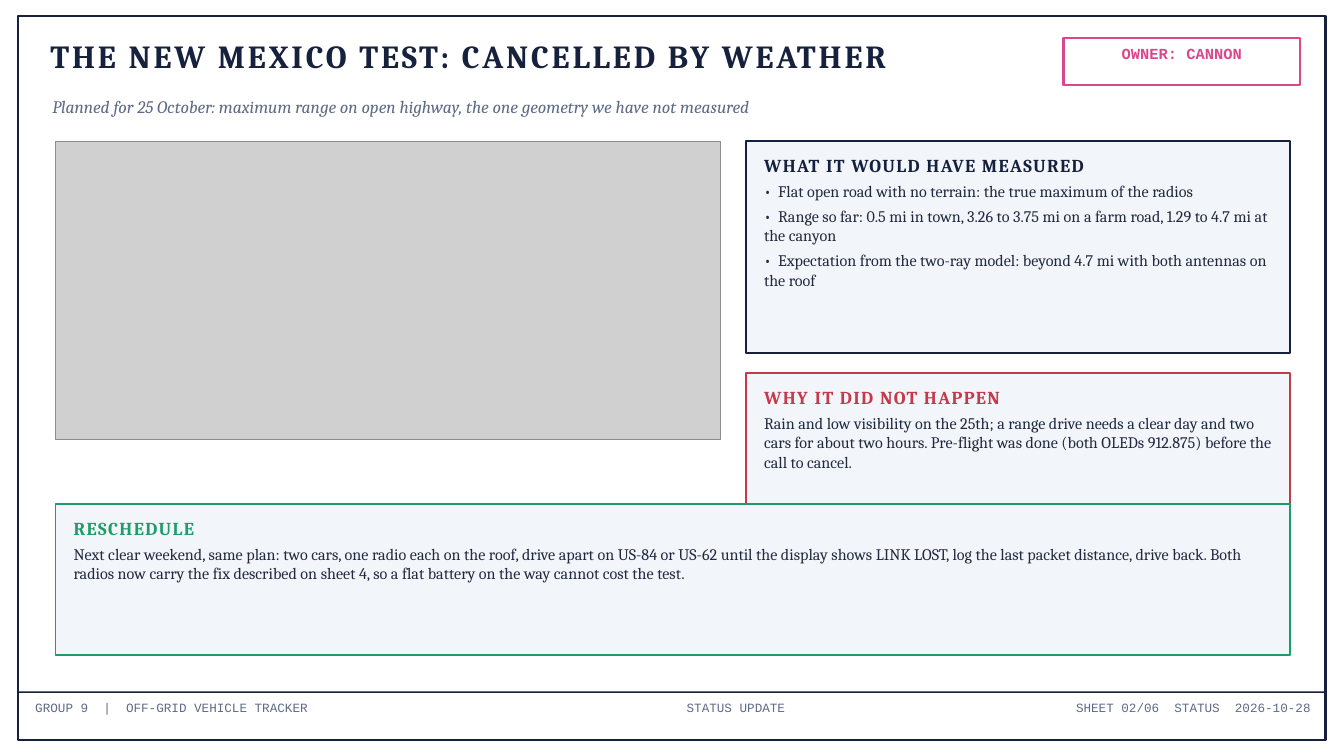
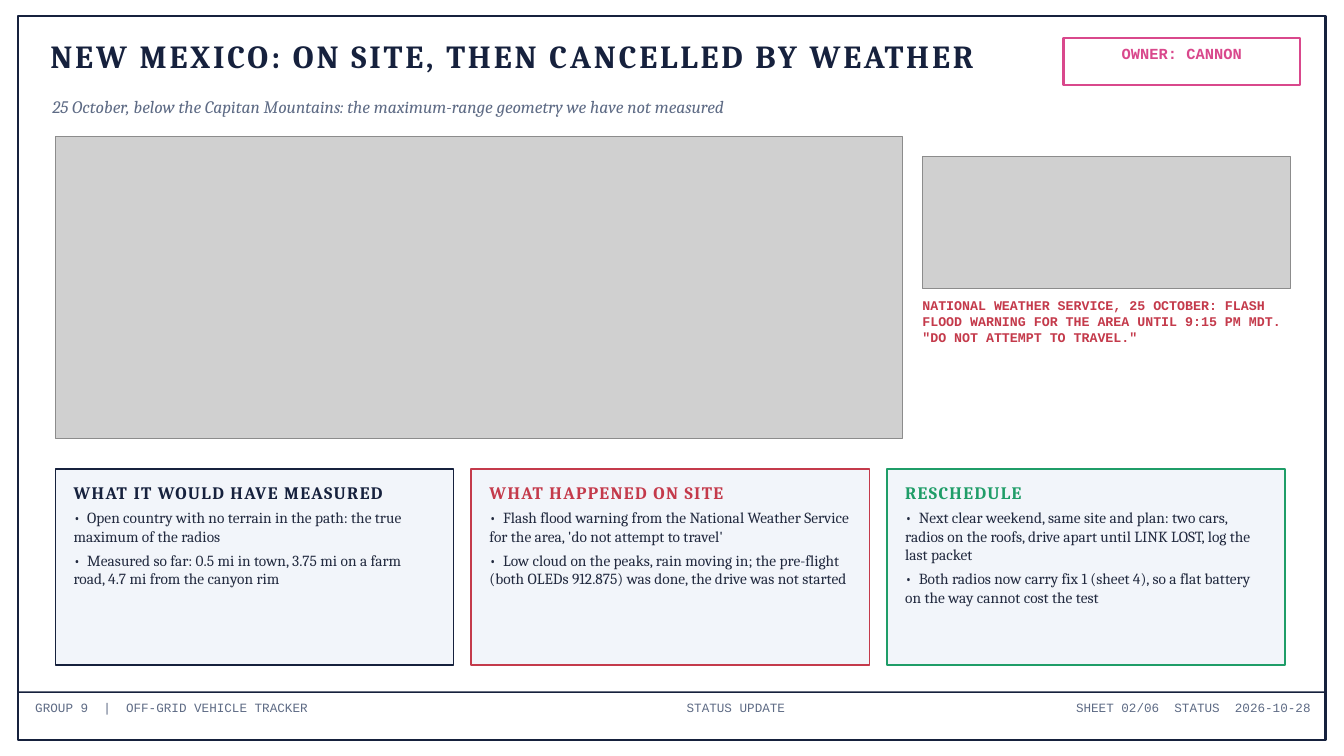
Before and after one commit to deosgracius/offgrid-vehicle-tracker, a slide deck: slide 2 of docs/presentations/Group9_Status_2026-10-28.pptx. Drawn at 1344x756 pixels with LibreOffice and Linux fonts; fonts in the diff are those of the drawing; grey boxes stand for pictures. Boxes give left, top, right and bottom in pixels: in the first picture for what was removed or moved away, otherwise in the second. Text is boxed around its words. In the diff, an @@ line names an element or a change of style, - is before the commit and + after.

```diff
--- a/docs/presentations/Group9_Status_2026-10-28.pptx
+++ b/docs/presentations/Group9_Status_2026-10-28.pptx
@@ text at [50,46,974,73]: text changed @@
-THE NEW MEXICO TEST: CANCELLED BY WEATHER
+NEW MEXICO: ON SITE, THEN CANCELLED BY WEATHER
@@ text at [52,101,724,117]: text changed @@
-Planned for 25 October: maximum range on open highway, the one geometry we have not measured
+25 October, below the Capitan Mountains: the maximum-range geometry we have not measured
@@ picture: place and size @@
-picture at [55,141,721,440]
+picture at [55,136,902,439]
@@ rectangle removed at [746,141,1291,353] @@
@@ picture added at [923,156,1291,288] @@
@@ text added at [922,301,1281,342], 9.5 pt, text #C43A4B, bold @@
+NATIONAL WEATHER SERVICE, 25 OCTOBER: FLASH FLOOD WARNING FOR THE AREA UNTIL 9:15 PM MDT. "DO NOT ATTEMPT TO TRAVEL."
@@ text removed at [764,391,1271,468] @@
-WHY IT DID NOT HAPPEN
-Rain and low visibility on the 25th; a range drive needs a clear day and two cars for about two hours. Pre-flight was done (both OLEDs 912.875) before the call to cancel.
@@ rectangle: place and size @@
-rectangle at [746,373,1291,534]
+rectangle at [55,469,454,665]
@@ rectangle at [55,469,454,665]: outline #C43A4B 1.25 pt to #16213D 1.25 pt @@
@@ rectangle: place and size @@
-rectangle at [55,504,1291,655]
+rectangle at [471,469,869,665]
@@ rectangle at [471,469,869,665]: outline #1F9D68 1.25 pt to #C43A4B 1.25 pt @@
@@ rectangle added at [887,469,1286,665], fill #F2F5FA, outline #1F9D68 1.25 pt @@
@@ text at [74,487,382,499]: size 13 to 12.5 pt in "WHAT IT WOULD HAVE MEASURED" @@
@@ text "WHAT IT WOULD HAVE MEASURED": place and size @@
-text "WHAT IT WOULD HAVE MEASURED" at [764,159,1268,286]
+text "WHAT IT WOULD HAVE MEASURED" at [74,487,402,588]
@@ text added at [489,487,849,586], 11 pt, text #222A3F @@
+WHAT HAPPENED ON SITE
+• Flash flood warning from the National Weather Service for the area, 'do not attempt to travel'
+• Low cloud on the peaks, rain moving in; the pre-flight (both OLEDs 912.875) was done, the drive was not started
@@ text at [905,487,1021,499]: size 13 to 12.5 pt in "RESCHEDULE" @@
@@ text "RESCHEDULE": place and size @@
-text "RESCHEDULE" at [74,522,1241,583]
+text "RESCHEDULE" at [905,487,1250,607]
@@ text at [74,512,402,588]: text changed; size 11.5 to 11 pt @@
-• Flat open road with no terrain: the true maximum of the radios
-• Range so far: 0.5 mi in town, 3.26 to 3.75 mi on a farm road, 1.29 to 4.7 mi at the canyon
-• Expectation from the two-ray model: beyond 4.7 mi with both antennas on the roof
+• Open country with no terrain in the path: the true maximum of the radios
+• Measured so far: 0.5 mi in town, 3.75 mi on a farm road, 4.7 mi from the canyon rim
@@ text at [905,512,1250,607]: text changed; size 11.5 to 11 pt @@
-Next clear weekend, same plan: two cars, one radio each on the roof, drive apart on US-84 or US-62 until the display shows LINK LOST, log the last packet distance, drive back. Both radios now carry the fix described on sheet 4, so a flat battery on the way cannot cost the test.
+• Next clear weekend, same site and plan: two cars, radios on the roofs, drive apart until LINK LOST, log the last packet
+• Both radios now carry fix 1 (sheet 4), so a flat battery on the way cannot cost the test
```
Also in this commit, not shown: 19 other files.
